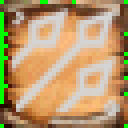
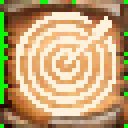
Layers edited between the first and the second 128x128 image:
renamed "Spell-C BGND" to "seeking.png", showed it, moved it above "Spell-A BGND", painted on it over [8, 8, 120, 116]
renamed "seekingv2.png" to "Spell-C BGND", hid it, moved it below "Spell-B BGND", painted on it over [8, 8, 120, 116]
